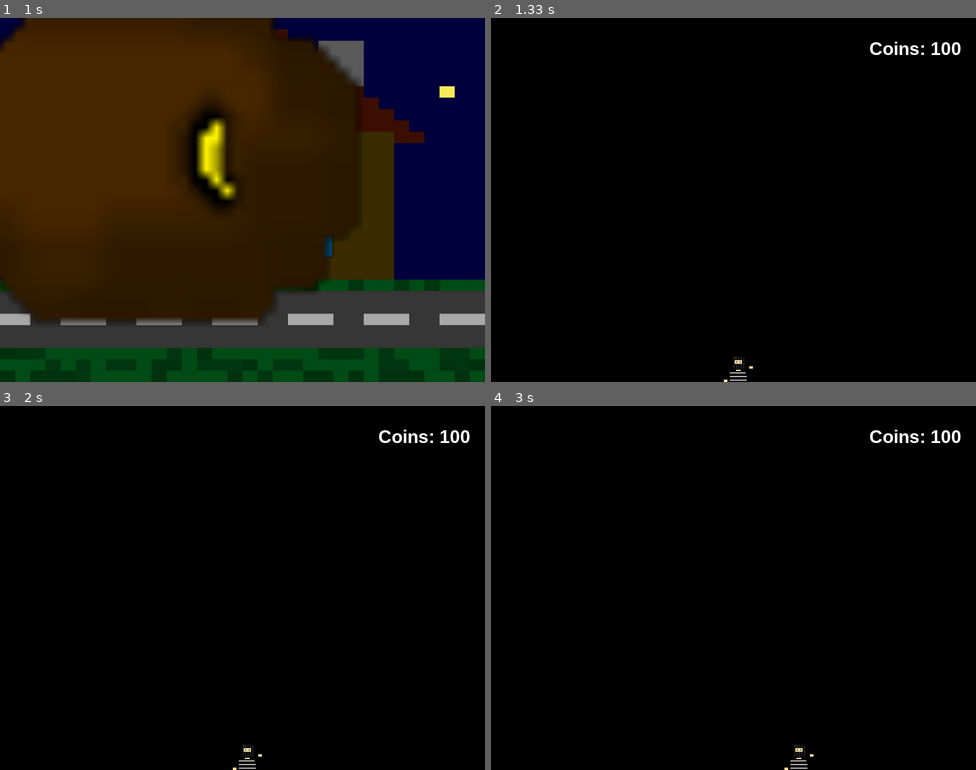
Above: before the commit, frames 1-4 (two rows, left to right).
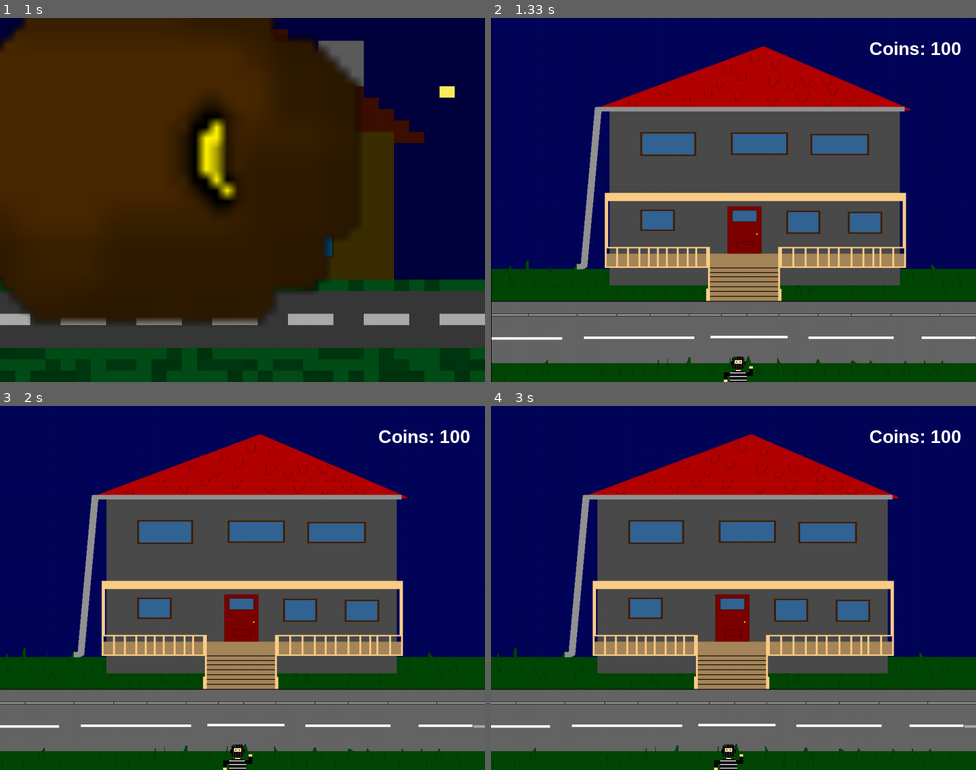
Above: after the commit, the same moments.

Repository: 25-26-1AHIF/pygameproject-rauber_david_jonas
Game: pygame game, started from game/main.py
Two runs of this game, one before a commit and one after it. Both use one fixed random seed, a clock stepped at 60 frames per second and the inputs below.
Inputs:
- Up to frame 1 (1 s): click "Starten" at 0.38 s
- Up to frame 2 (1.33 s): click "Easy" at 1.22 s
- Up to frame 3 (2 s): hold A 1.5-1.97 s; hold Right 1.5-1.97 s
- Up to frame 4 (3 s): tap Space at 2 s; click "Weiter Spielen" at 2.38 s; hold D from 2.67 s (still down)

Frame 1 is identical in both runs. In frame 2, 99% of the frame differs, in the area x 0-100%, y 0-100%; in frame 3, 100%; in frame 4, 100%.

Commit message:
Straße hinzu animation

Diff:
--- a/game/objects/Screens/Play_Screen.py
+++ b/game/objects/Screens/Play_Screen.py
@@ -15,7 +15,15 @@
         player_x_pos=player_x_pos,
         player_y_pos=player_y_pos
     )
+    frame_counter = 0
 
+
+    straße = Bilder("../assats/Bilder/Häuser_reihe_fertig.png", 1, pygame.Rect(0, 0, 6144, 1024), 80)
+    straße.load_spritesheet()
+    orginal_straße = straße.images
+    groesse_straße = (gv.SCREEN_WIDTH*6, gv.SCREEN_HIGHT)
+    straße.images = [pygame.transform.smoothscale(img, groesse_straße) for img in orginal_straße]  # mit KI
+    x_pos_hintergrund = 1
     coins = Coins(screen)
 
     while True:
@@ -29,9 +37,17 @@
                     return GameScreens.MAIN
                 if event.key == pygame.K_q:
                     return GameScreens.RIDDLE1
+            pressed_keys = pygame.key.get_pressed()
+            if pressed_keys[pygame.K_a] or pressed_keys[pygame.K_LEFT]:
+                if x_pos_hintergrund < -10:
+                    x_pos_hintergrund += 10
+            if pressed_keys[pygame.K_d] or pressed_keys[pygame.K_RIGHT]:
+                if x_pos_hintergrund > -6134:
+                    x_pos_hintergrund += -10
 
         screen.fill("black")
-        player.update_and_draw(gv.SCREEN_WIDTH, 0, gv.SCREEN_HIGHT, 0)
+        straße.draw(screen,x_pos_hintergrund, 0, frame_counter)
+        player.update_and_draw(max_x_pos=gv.SCREEN_WIDTH/2, min_x_pos=gv.SCREEN_WIDTH/2-1, max_y_pos=gv.SCREEN_HIGHT, min_y_pos=0)
         coins.show_coins()
         pygame.display.flip()
         clock.tick(gv.FPS)
